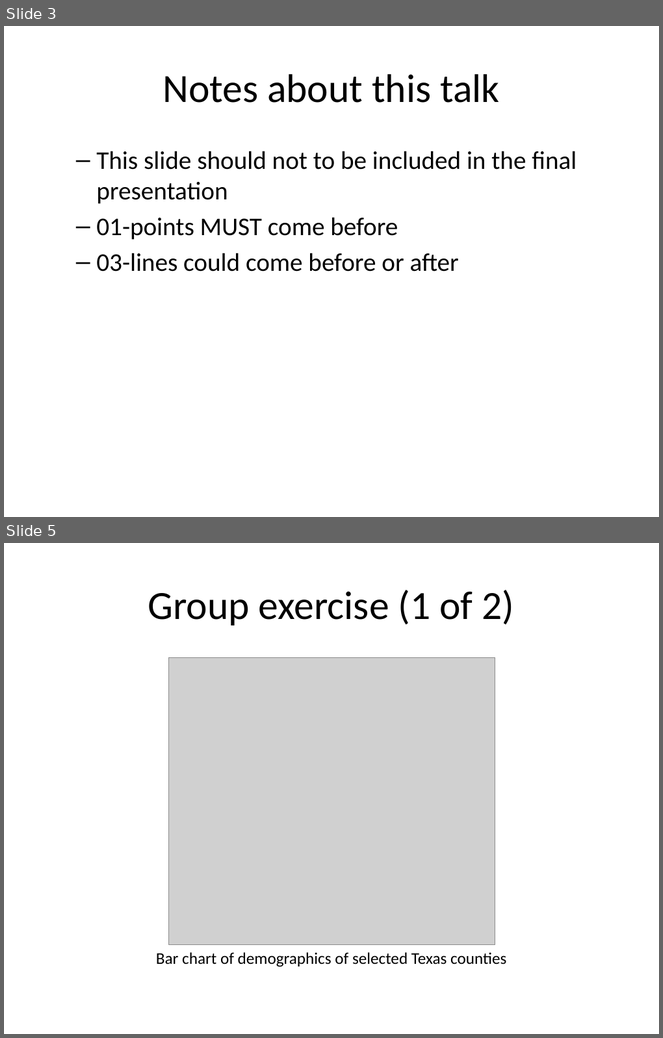
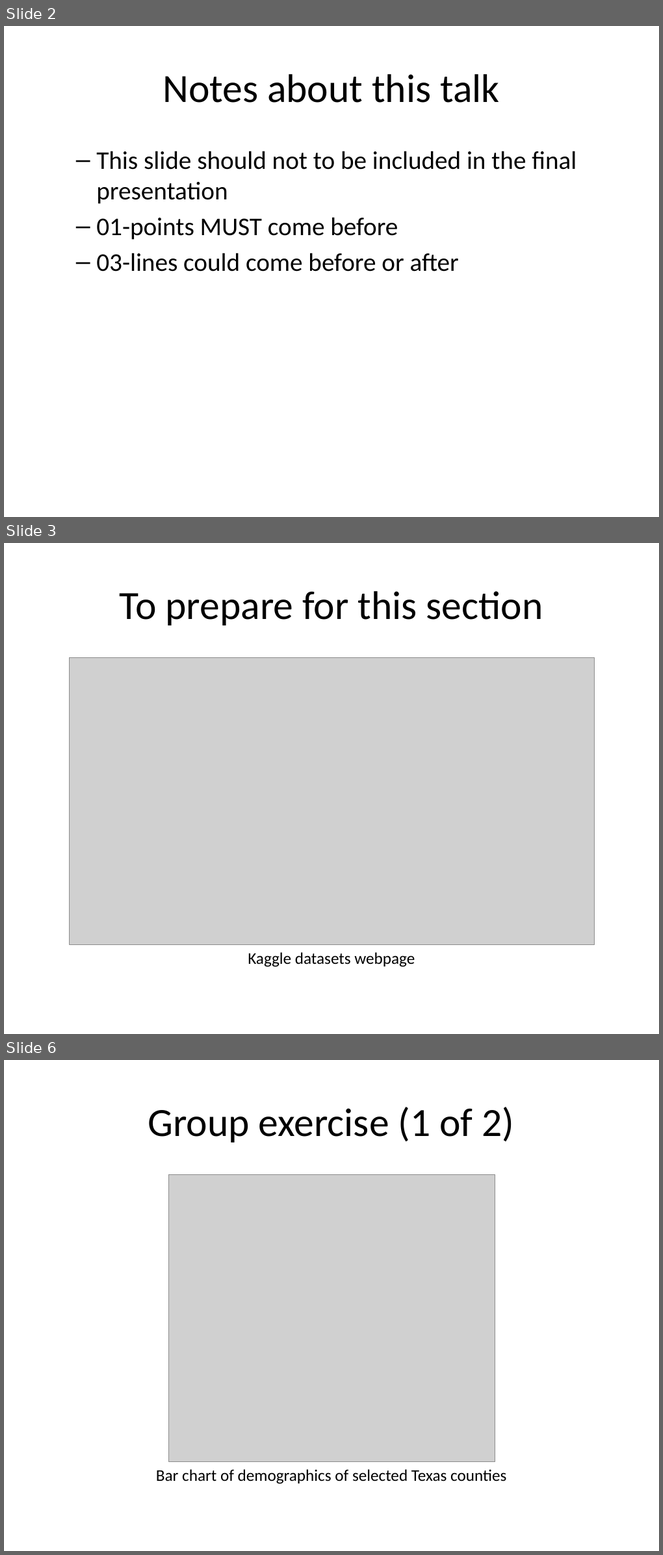
Before and after one commit to pmean/data-visualization, a slide deck: src/data-visualization-02-bars.pptx. Shown one above the other, each under a label of ours: slides 3 and 5 before the commit, slides 2, 3 and 6 after it; the slides between them are not shown. The pictures are 663x1038 and 663x1555 pixels, drawn with LibreOffice and Linux fonts; fonts in the diff are those of the drawing; grey boxes stand for pictures. Boxes give left, top, right and bottom in pixels: in the first picture for what was removed or moved away, otherwise in the second. Text is boxed around its words. In the diff, an @@ line names an element or a change of style, - is before the commit and + after.

```diff
--- a/src/data-visualization-02-bars.pptx
+++ b/src/data-visualization-02-bars.pptx
@@ slide 3 added at (4,543,659,1034), background #FFFFFF @@
@@ title added at (120,591,544,626), 44 pt, text #000000 @@
+To prepare for this section
@@ picture added at (70,657,594,945) @@
@@ text added at (248,953,415,967), 18 pt, text #000000 @@
+Kaggle datasets webpage
@@ what was slide 3 is now slide 2 @@
@@ what was slide 5 is now slide 6 @@
```
Also in this commit, not shown: 3 slides changed, 6 other slides added, 1 slide removed, 3 other files.
